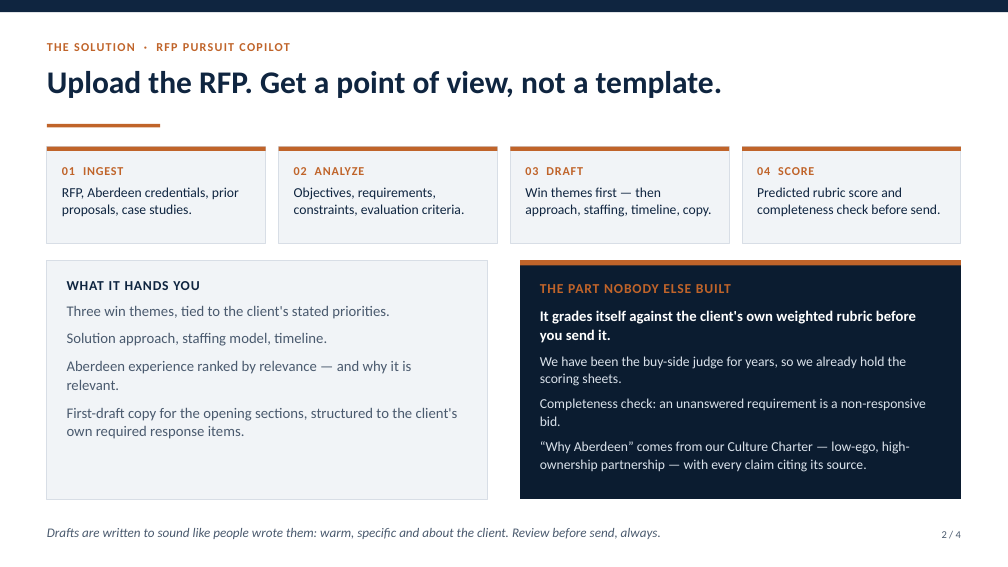
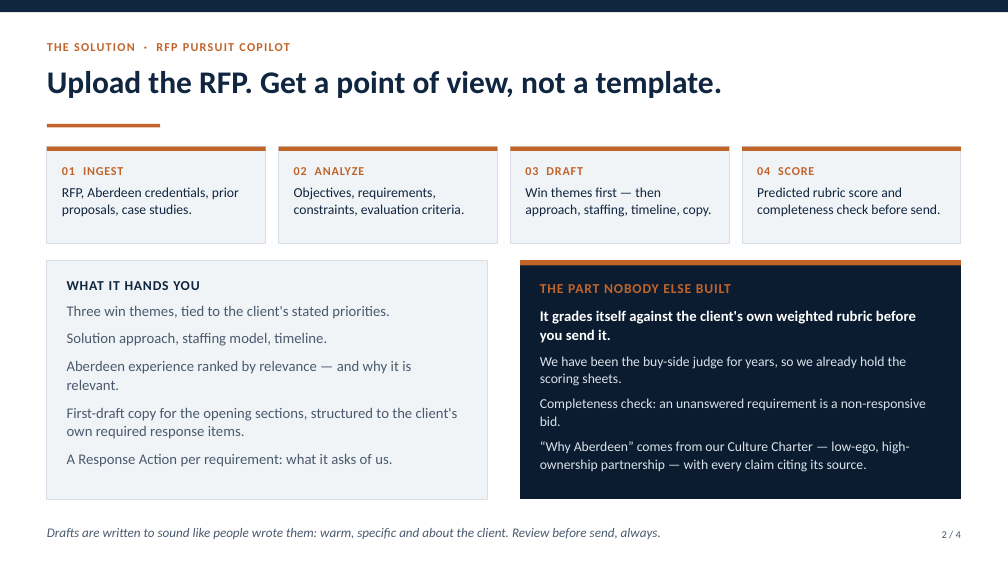
Before and after one commit to Aberdeen-Advisors/hack-team-05, a slide deck: slide 2 of deliverables/hack-team-05-pursuit-copilot-deck.pptx. Drawn at 1008x567 pixels with LibreOffice and Linux fonts; fonts in the diff are those of the drawing. Boxes give left, top, right and bottom in pixels: in the first picture for what was removed or moved away, otherwise in the second. Text is boxed around its words. In the diff, an @@ line names an element or a change of style, - is before the commit and + after.

```diff
--- a/deliverables/hack-team-05-pursuit-copilot-deck.pptx
+++ b/deliverables/hack-team-05-pursuit-copilot-deck.pptx
@@ text at (67, 454, 392, 467): paragraph added @@
+A Response Action per requirement: what it asks of us.
```
Also in this commit, not shown: 1 other file.
